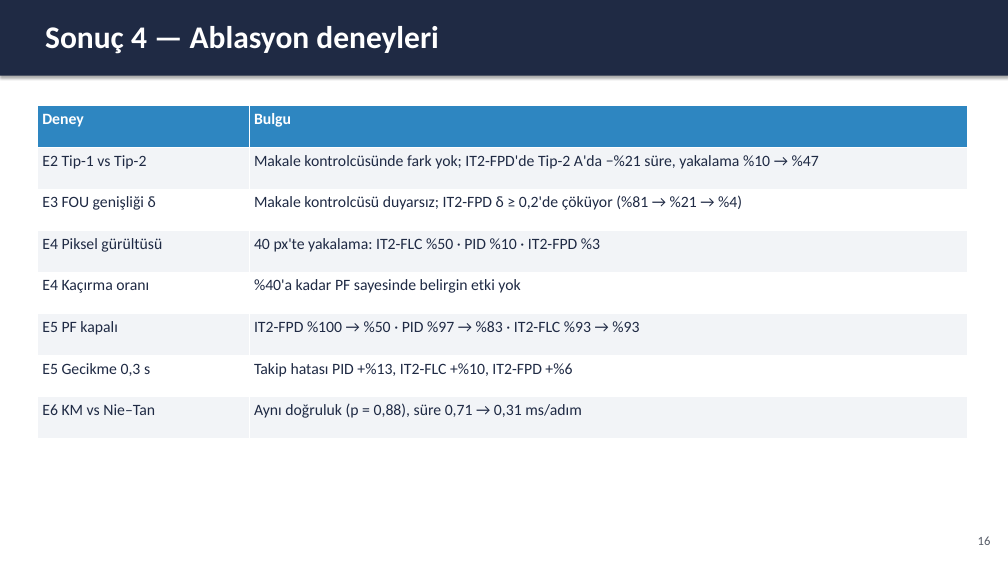
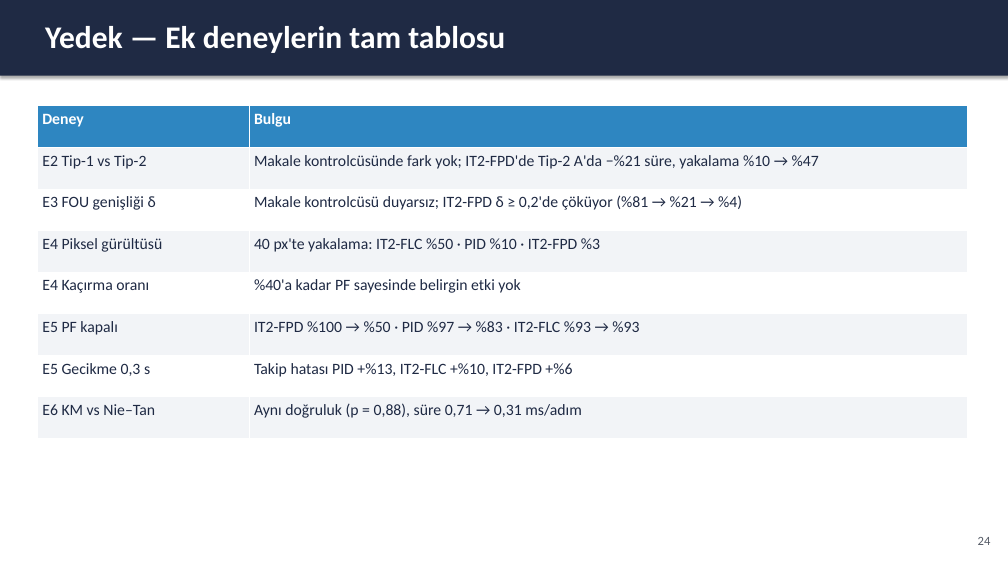
Before and after one commit to Lucryle/bulanikmantik, a slide deck: slide 24 of presentation/sunum.pptx (slide 16 before the commit). Drawn at 1008x567 pixels with LibreOffice and Linux fonts; fonts in the diff are those of the drawing. Boxes give left, top, right and bottom in pixels: in the first picture for what was removed or moved away, otherwise in the second. Text is boxed around its words. In the diff, an @@ line names an element or a change of style, - is before the commit and + after.

```diff
--- a/presentation/sunum.pptx
+++ b/presentation/sunum.pptx
@@ text at bbox=[45, 26, 505, 53]: text changed @@
-Sonuç 4 — Ablasyon deneyleri
+Yedek — Ek deneylerin tam tablosu
@@ text at bbox=[978, 537, 991, 545]: text changed @@
-16
+24
```
Also in this commit, not shown: 7 other slides changed, 17 slides added, 14 slides removed, 1 other file.
